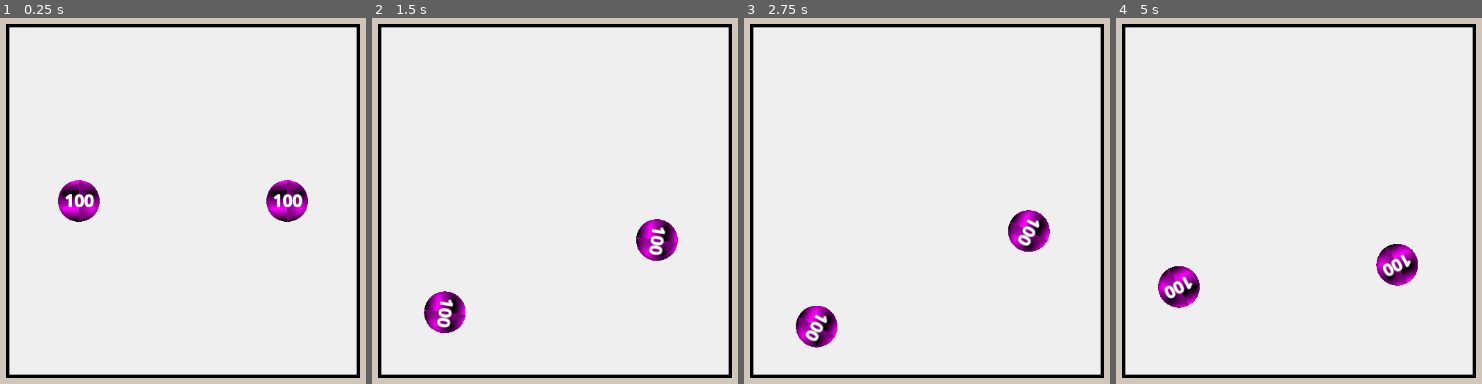
Above: before the commit, frames 1-4 (left to right).
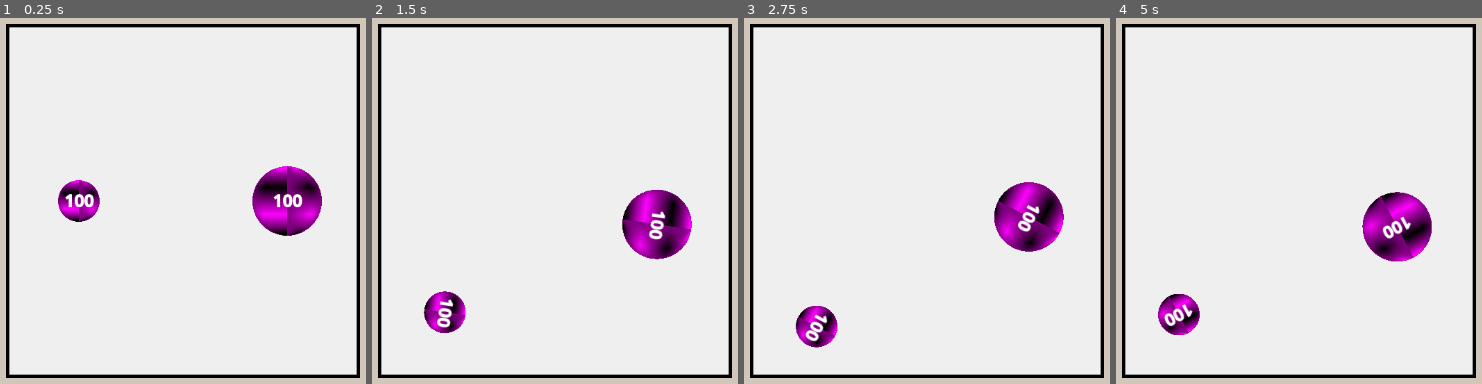
Above: after the commit, the same moments.

Repository: Arithmos-101/earclacks-copy
Game: Godot game, scene res://main.tscn
The game is run twice, just before and just after one commit, with the same random seed, the same clock (stepped at 60 frames per second) and the same inputs.
Inputs:
- Up to frame 1 (0.25 s): no input
- Up to frame 2 (1.5 s): tap Enter at 0.5 s; hold Space (space) 0.53-1.28 s; tap Space (space) at 1.35 s
- Up to frame 3 (2.75 s): tap Space (space) at 2 s; hold Space (space) from 2.03 s (still down)
- Up to frame 4 (5 s): tap Enter at 2.75 s; release Space (space) at 2.78 s; tap Space (space) at 2.85, 4.35 s; hold Space (space) 3.53-4.28 s

The runs differ from the first frame. In frame 1, 2.3% of the frame differs, in the area x 68-88%, y 40-60%; in frame 2, 2.7%; in frame 3, 2.7%; in frame 4, 4.9%, in the area x 11-87%, y 47-87%.

Commit message:
Made ball size independent of other balls

Diff:
--- a/Clack Ball/Clack Ball Data/clack_ball_data.gd
+++ b/Clack Ball/Clack Ball Data/clack_ball_data.gd
@@ -6,3 +6,8 @@
 @export var gravity := 1.0
 @export var launch_speed := 200.0
 @export var spin_speed := 10.0
+@export var initial_health := 100
+
+@export_group("Weapon Data")
+@export var weapon : PackedScene
+@export var weapon_distance := 0.0
--- /dev/null
+++ b/Clack Ball/Clack Ball Data/sword_ball_data.tres
@@ -0,0 +1,10 @@
+[gd_resource type="Resource" script_class="ClackBallData" format=3 uid="uid://wkh7rm3jpj7r"]
+
+[ext_resource type="Script" uid="uid://dauvgqwgh8xq" path="res://Clack Ball/Clack Ball Data/clack_ball_data.gd" id="1_3fpnb"]
+[ext_resource type="PackedScene" uid="uid://bf8uq4hycka4k" path="res://Weapons/Weapon Variants/sword.tscn" id="2_dpeup"]
+
+[resource]
+script = ExtResource("1_3fpnb")
+ball_radius = 50.0
+weapon = ExtResource("2_dpeup")
+metadata/_custom_type_script = "uid://dauvgqwgh8xq"
--- a/Clack Ball/clack_ball.gd
+++ b/Clack Ball/clack_ball.gd
@@ -1,19 +1,19 @@
 extends RigidBody2D
 class_name ClackBall
 
-@export var clack_ball_data : ClackBallData
+@export var data : ClackBallData
 
-@export var clack_ball_mesh : MeshInstance2D
-@export var clack_ball_collision : ClackBallCollider
-@export var clack_ball_hurt_area : ClackBallHurtArea
+@export var mesh : MeshInstance2D
+@export var collision : ClackBallCollider
+@export var hurt_area : ClackBallHurtArea
 
 func _ready() -> void:
-	clack_ball_mesh.set_size(clack_ball_data.ball_radius)
-	clack_ball_collision.set_size(clack_ball_data.ball_radius)
-	clack_ball_hurt_area.set_size(clack_ball_data.ball_radius)
+	mesh.set_size(data.ball_radius)
+	collision.set_size(data.ball_radius)
+	hurt_area.set_size(data.ball_radius)
 
-	linear_velocity = _to_component_vector(clack_ball_data.launch_speed, 360 * randf())
-	angular_velocity = clack_ball_data.spin_speed
+	linear_velocity = _to_component_vector(data.launch_speed, 360 * randf())
+	angular_velocity = data.spin_speed
 
 func _to_component_vector(magnitude : float, angle : float):
 	return Vector2(magnitude * cos(deg_to_rad(angle)), magnitude * sin(deg_to_rad(angle)))
--- a/Clack Ball/clack_ball.tscn
+++ b/Clack Ball/clack_ball.tscn
@@ -2,7 +2,6 @@
 
 [ext_resource type="Script" uid="uid://dv1dq8g0vdp5s" path="res://Clack Ball/clack_ball.gd" id="1_owm8m"]
 [ext_resource type="Script" uid="uid://owxvkt1he2l0" path="res://Clack Ball/clack_ball_mesh.gd" id="2_e56jn"]
-[ext_resource type="Resource" uid="uid://bsay65h0qlo45" path="res://Clack Ball/Clack Ball Data/default_ball_data.tres" id="2_yljrg"]
 [ext_resource type="Script" uid="uid://cssdo7gk4hqti" path="res://Clack Ball/clack_ball_collision.gd" id="3_an1ui"]
 [ext_resource type="Script" uid="uid://rhc5tv0s0xnj" path="res://Clack Ball/clack_ball_hurt_area.gd" id="4_74gkj"]
 
@@ -11,6 +10,7 @@
 bounce = 1.0
 
 [sub_resource type="SphereMesh" id="SphereMesh_26byw"]
+resource_local_to_scene = true
 radius = 30.0
 height = 60.0
 
@@ -22,16 +22,15 @@
 [sub_resource type="CircleShape2D" id="CircleShape2D_yljrg"]
 radius = 30.0
 
-[node name="ClackBall" type="RigidBody2D" unique_id=1530982550 node_paths=PackedStringArray("clack_ball_mesh", "clack_ball_collision", "clack_ball_hurt_area")]
+[node name="ClackBall" type="RigidBody2D" unique_id=1530982550 node_paths=PackedStringArray("mesh", "collision", "hurt_area")]
 process_mode = 1
 physics_material_override = SubResource("PhysicsMaterial_an1ui")
 linear_damp_mode = 1
 angular_damp_mode = 1
 script = ExtResource("1_owm8m")
-clack_ball_data = ExtResource("2_yljrg")
-clack_ball_mesh = NodePath("ClackBallMesh")
-clack_ball_collision = NodePath("ClackBallCollision")
-clack_ball_hurt_area = NodePath("ClackBallHurtArea")
+mesh = NodePath("ClackBallMesh")
+collision = NodePath("ClackBallCollision")
+hurt_area = NodePath("ClackBallHurtArea")
 
 [node name="ClackBallMesh" type="MeshInstance2D" parent="." unique_id=824374591]
 mesh = SubResource("SphereMesh_26byw")
--- a/VsArena.gd
+++ b/VsArena.gd
@@ -14,12 +14,17 @@
 	pause()
 
 func _spawn_balls() -> void:
-	var spawns = [clack_ball_spawn_1, clack_ball_spawn_2]
-	var clack_balls = [default_clack_ball.instantiate(), default_clack_ball.instantiate()]
-	for i in spawns.size():
-		clack_balls[i].position = spawns[i].position
-		add_child(clack_balls[i])
-		balls.append(clack_balls[i])
+	var clack_ball = default_clack_ball.instantiate()
+	clack_ball.position = clack_ball_spawn_1.position
+	clack_ball.data = load("res://Clack Ball/Clack Ball Data/default_ball_data.tres").duplicate()
+	add_child(clack_ball)
+	balls.append(clack_ball)
+
+	clack_ball = default_clack_ball.instantiate()
+	clack_ball.position = clack_ball_spawn_2.position
+	clack_ball.data = load("res://Clack Ball/Clack Ball Data/sword_ball_data.tres").duplicate()
+	add_child(clack_ball)
+	balls.append(clack_ball)
 
 func _input(event: InputEvent) -> void:
 	if event.is_action_pressed("space"):
--- /dev/null
+++ b/Weapons/Weapon Variants/sword.tscn
@@ -0,0 +1,5 @@
+[gd_scene format=3 uid="uid://bf8uq4hycka4k"]
+
+[ext_resource type="PackedScene" uid="uid://ciie81c2b30mg" path="res://Weapons/weapon.tscn" id="1_twva4"]
+
+[node name="Weapon" unique_id=684287475 instance=ExtResource("1_twva4")]
